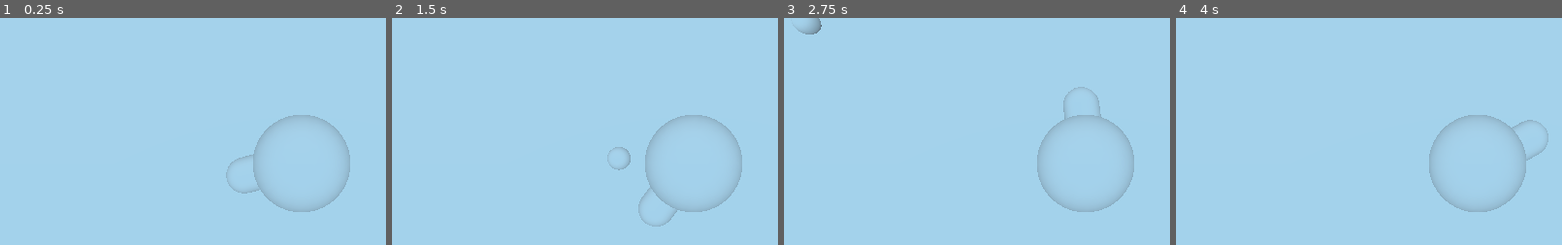
Above: before the commit, frames 1-4 (left to right).
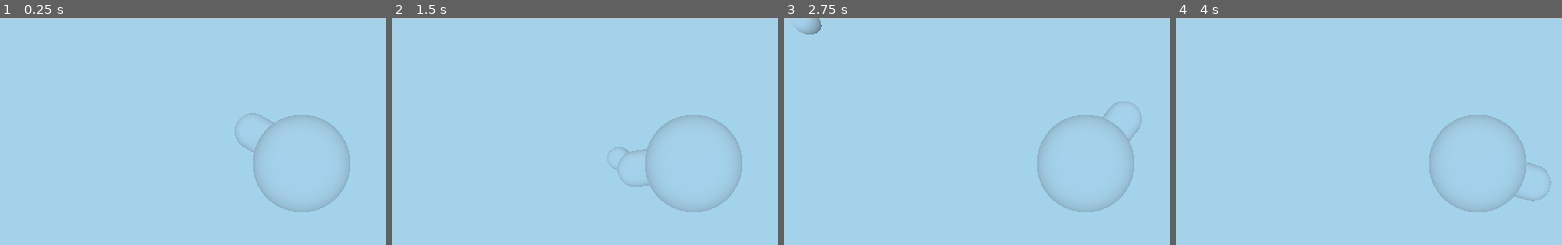
Above: after the commit, the same moments.

Repository: ash-v3/Cooler_Game
Game: Godot game, scene res://test_level.tscn
Two runs of this game, one before a commit and one after it. Both use one fixed random seed, a clock stepped at 60 frames per second and the inputs below.
Inputs (mouse positions are % of the whole screen's width and height, from its top left):
- Up to frame 1 (0.25 s): no input
- Up to frame 2 (1.5 s): tap Enter at 0.5 s; move the mouse to (72, 45) at 0.52 s; hold D (right) 0.53-1.28 s; tap Space at 1.25 s; move the mouse to (30, 55) at 1.27 s; hold S (down) from 1.28 s (still down)
- Up to frame 3 (2.75 s): move the mouse to (60, 28) at 2.02 s; release S (down) at 2.03 s; hold D (right) from 2.03 s (still down)
- Up to frame 4 (4 s): move the mouse to (45, 70) at 2.77 s; release D (right) at 2.78 s; hold W (up) 2.78-3.53 s; tap Enter at 3.5 s; move the mouse to (80, 65) at 3.52 s; hold A (left) from 3.53 s (still down)
The pictures show only the part of the screen within x 11-61%, y 18-68%; the shares and areas given below are measured in that part.

The runs differ from the first frame. In frame 1, 0.2% of the frame differs, in the area x 58-71%, y 41-78%; in frame 2, 0.3%, in the area x 58-74%, y 57-92%; in frame 3, 0.2%; in frame 4, 0.2%.

Commit message:
Changed initial state of look_vector

Diff:
--- a/player.gd
+++ b/player.gd
@@ -5,7 +5,7 @@
 
 # The direction the player is looking
 # maybe: Vector2.RIGHT.rotate(angle)
-onready var look_vector = Vector2(global_transform.basis.x.x, global_transform.basis.z.z)
+var look_vector = Vector2(1, 0)
 
 func _ready():
 	pass
